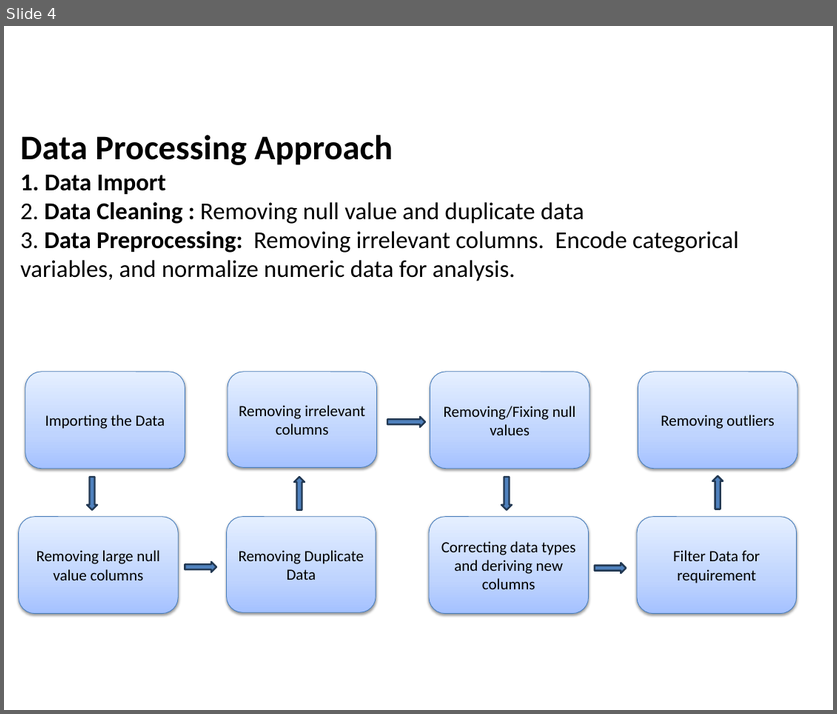
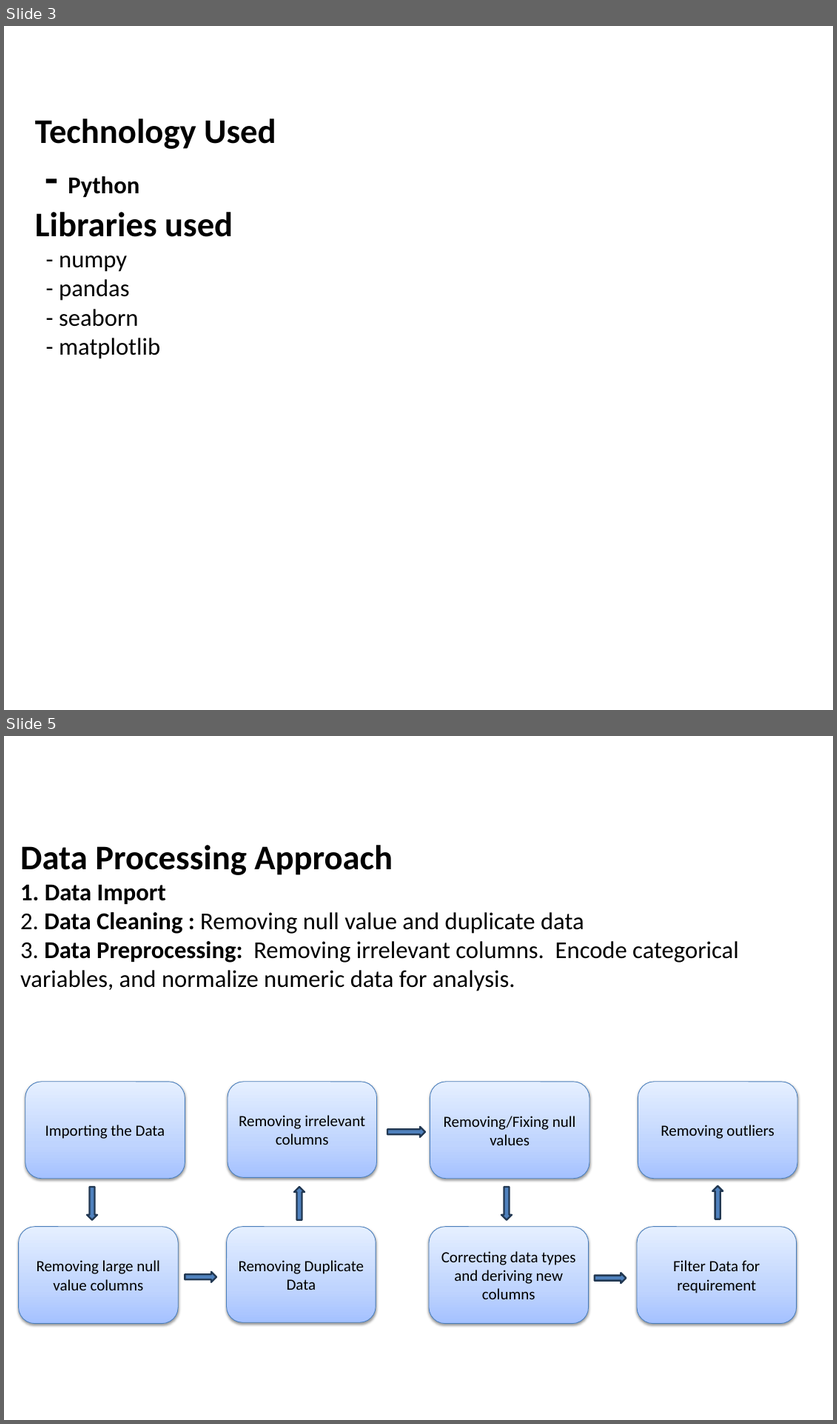
Before and after one commit to pankaj8blr/lendingClub, a slide deck: lending_club_case_study.pptx. Shown one above the other, each under a label of ours: slide 4 before the commit, slides 3 and 5 after it; the slides between them are not shown. The pictures are 837x714 and 837x1424 pixels, drawn with LibreOffice and Linux fonts; fonts in the diff are those of the drawing; background and template pictures are left out. Boxes give left, top, right and bottom in pixels: in the first picture for what was removed or moved away, otherwise in the second. Text is boxed around its words. In the diff, an @@ line names an element or a change of style, - is before the commit and + after.

```diff
--- a/lending_club_case_study.pptx
+++ b/lending_club_case_study.pptx
@@ slide 3 added at (4, 26, 833, 710), background #FFFFFF @@
@@ title added at (35, 118, 276, 359), 28 pt, text #000000, bold @@
+Technology Used
+- Python
+Libraries used
+- numpy
+- pandas
+- seaborn
+- matplotlib
@@ what was slide 4 is now slide 5 @@
```
Also in this commit, not shown: 3 slides changed, 2 other slides added, 2 slides removed.
